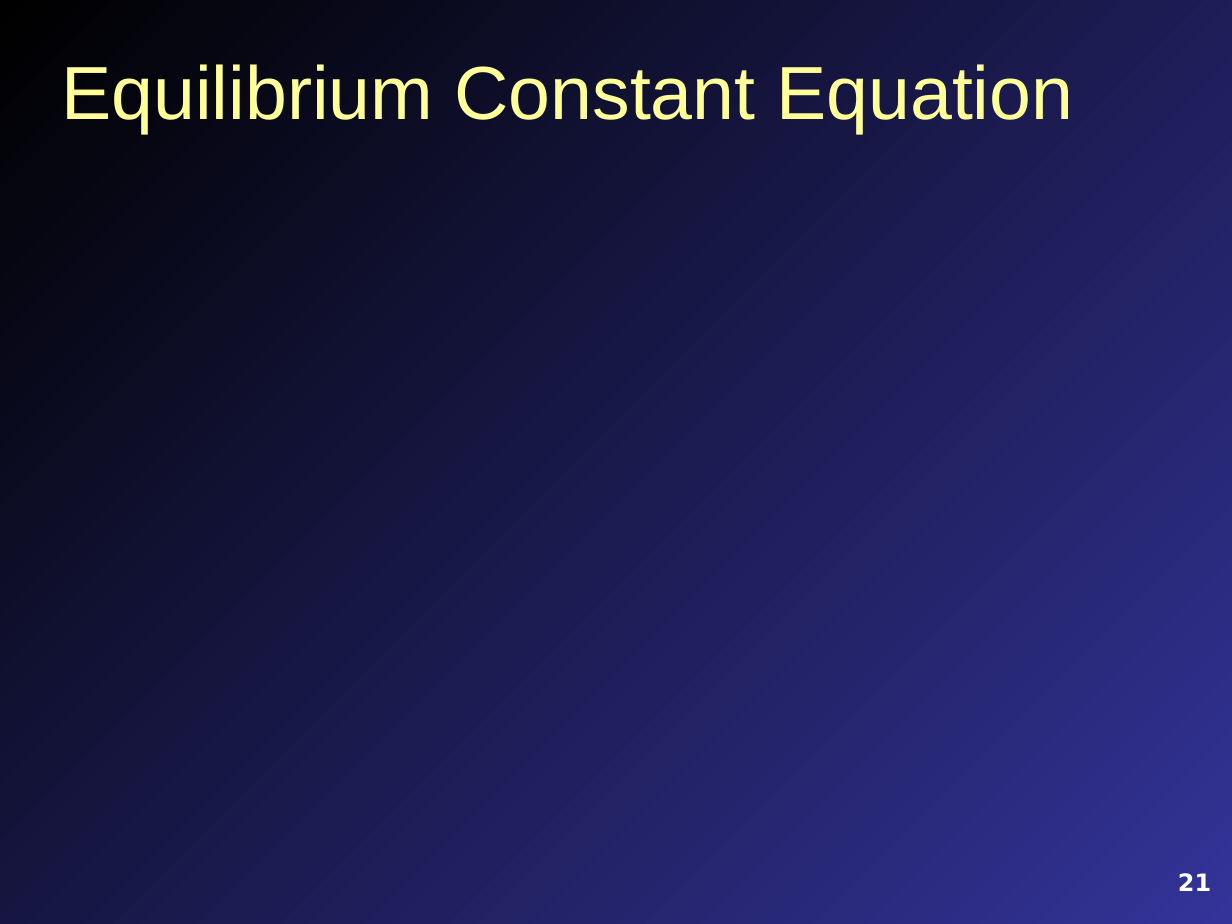
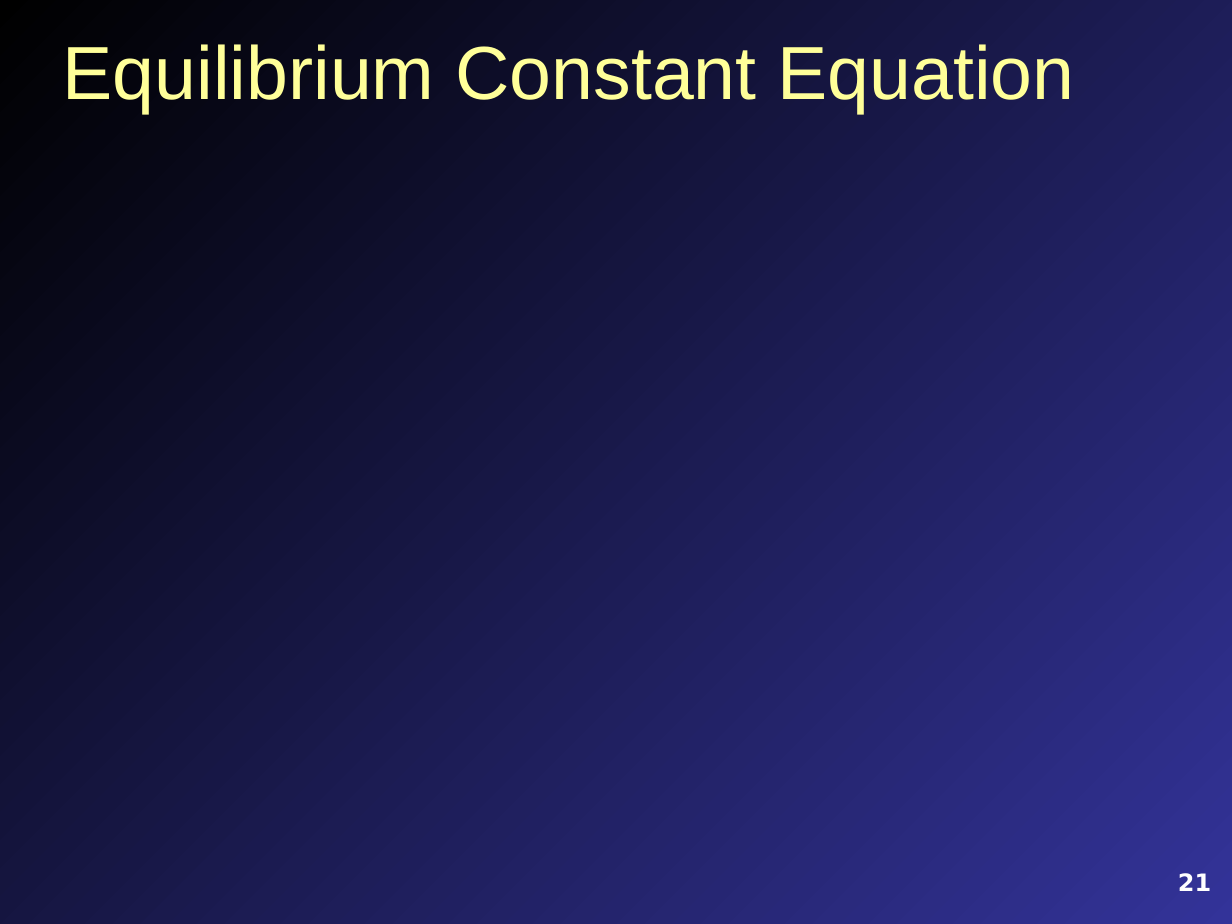
Before and after one commit to profmitch/profmitch.github.io, a slide deck: slide 21 of Teaching/Chemistry/Lecture Slides/FCC Chem 3A Chap 13 Content.pptx. Drawn at 1232x924 pixels with LibreOffice and Linux fonts; fonts in the diff are those of the drawing; grey boxes stand for pictures. Boxes give left, top, right and bottom in pixels: in the first picture for what was removed or moved away, otherwise in the second. Text is boxed around its words. In the diff, an @@ line names an element or a change of style, - is before the commit and + after.

```diff
--- a/Teaching/Chemistry/Lecture Slides/FCC Chem 3A Chap 13 Content.pptx
+++ b/Teaching/Chemistry/Lecture Slides/FCC Chem 3A Chap 13 Content.pptx
@@ title "Equilibrium Constant Equation": place and size @@
-title "Equilibrium Constant Equation" at [61,64,1073,133]
+title "Equilibrium Constant Equation" at [63,44,1075,113]
```
Also in this commit, not shown: 4 other slides changed, 17 slides added, 4 slides removed, 3 other files.
